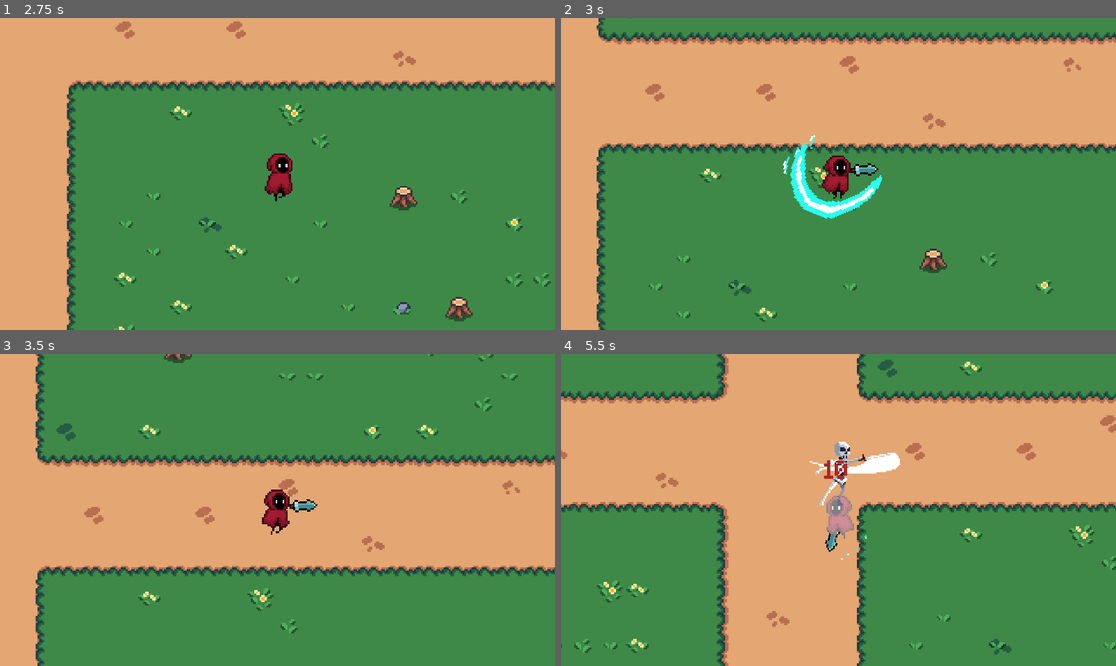
Above: before the commit, frames 1-4 (two rows, left to right).
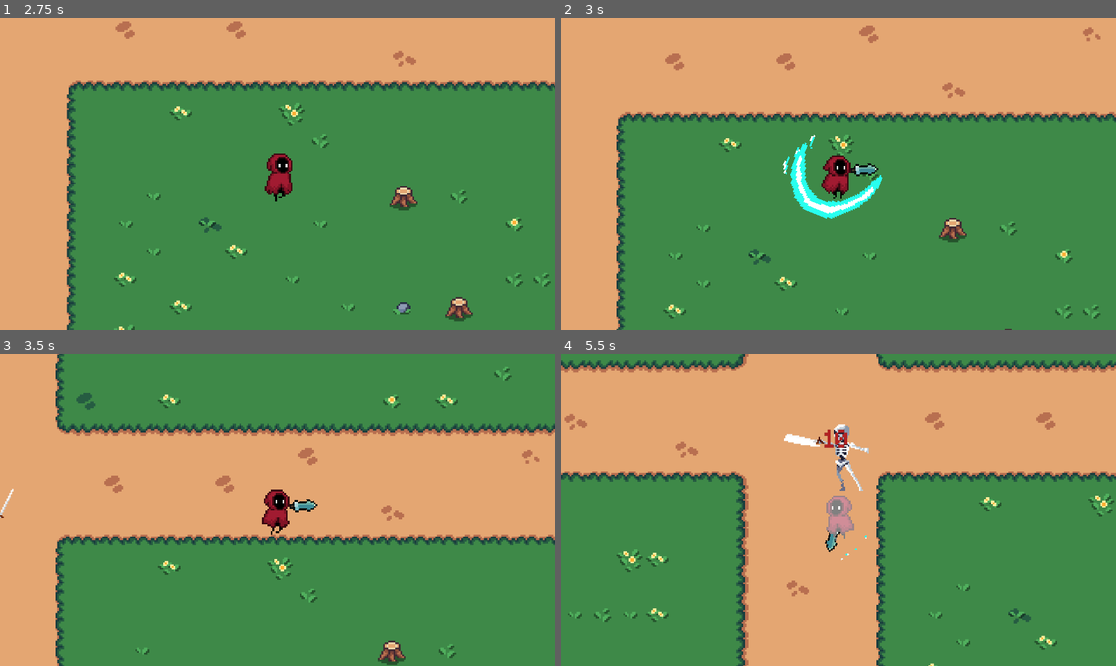
Above: after the commit, the same moments.

Repository: Jerga99/godot-2d-game-course
Game: Godot game, scene res://scenes/play_scene.tscn
Same seed, same stepped clock (60 frames per second), same inputs: the game is played once before the commit and once after it.
Inputs (mouse positions are in pixels of both pictures, inside the frame that each line leads up to):
- Up to frame 1 (2.75 s): move the mouse to (399, 158) at 0.52 s; hold D (right) 0.53-1.28 s; tap 1 (ability_1) at 0.6 s; move the mouse to (166, 189) at 1.27 s; hold S (down) 1.28-2.03 s; tap 2 (ability_2) at 1.35 s; move the mouse to (333, 105) at 2.02 s; hold D (right) from 2.03 s (still down); tap 3 (ability_3) at 2.1 s
- Up to frame 2 (3 s): move the mouse to (810, 236) at 2.77 s; release D (right) at 2.78 s; hold W (up) from 2.78 s (still down); tap 1 (ability_1) at 2.85 s
- Up to frame 3 (3.5 s): keep holding W (up)
- Up to frame 4 (5.5 s): move the mouse to (1005, 556) at 3.52 s; release W (up) at 3.53 s; hold A (left) 3.53-5.03 s; tap 2 (ability_2) at 3.6 s; move the mouse to (672, 463) at 4.27 s; tap 3 (ability_3) at 4.35 s; move the mouse to (866, 510) at 5.02 s; hold S (down) from 5.03 s (still down); tap 1 (ability_1) at 5.1 s

Frame 1 is identical in both runs. In frame 2, 23% of the frame differs, in the area x 6-100%, y 0-100%; in frame 3, 27%; in frame 4, 28%, in the area x 0-100%, y 0-100%.

Commit message:
Push back reset timer

Diff:
--- a/scripts/ability/component/ability_push_back.gd
+++ b/scripts/ability/component/ability_push_back.gd
@@ -6,10 +6,13 @@
 @export var frequency = 3
 
 var push_back_counter = 0
+var last_activation_time = -1
 
 func _activate(context: AbilityContext):
+	if Time.get_ticks_msec() - last_activation_time > 1000:
+		push_back_counter = 0
+
 	push_back_counter += 1
-
 	if push_back_counter == frequency:
 		push_back_counter = 0
 		var caster = context.caster
@@ -22,3 +25,5 @@
 		var tween = create_tween()
 		tween.tween_property(caster, "position", target_pos, duration)
 		tween.set_ease(Tween.EASE_OUT)
+
+	last_activation_time = Time.get_ticks_msec()
